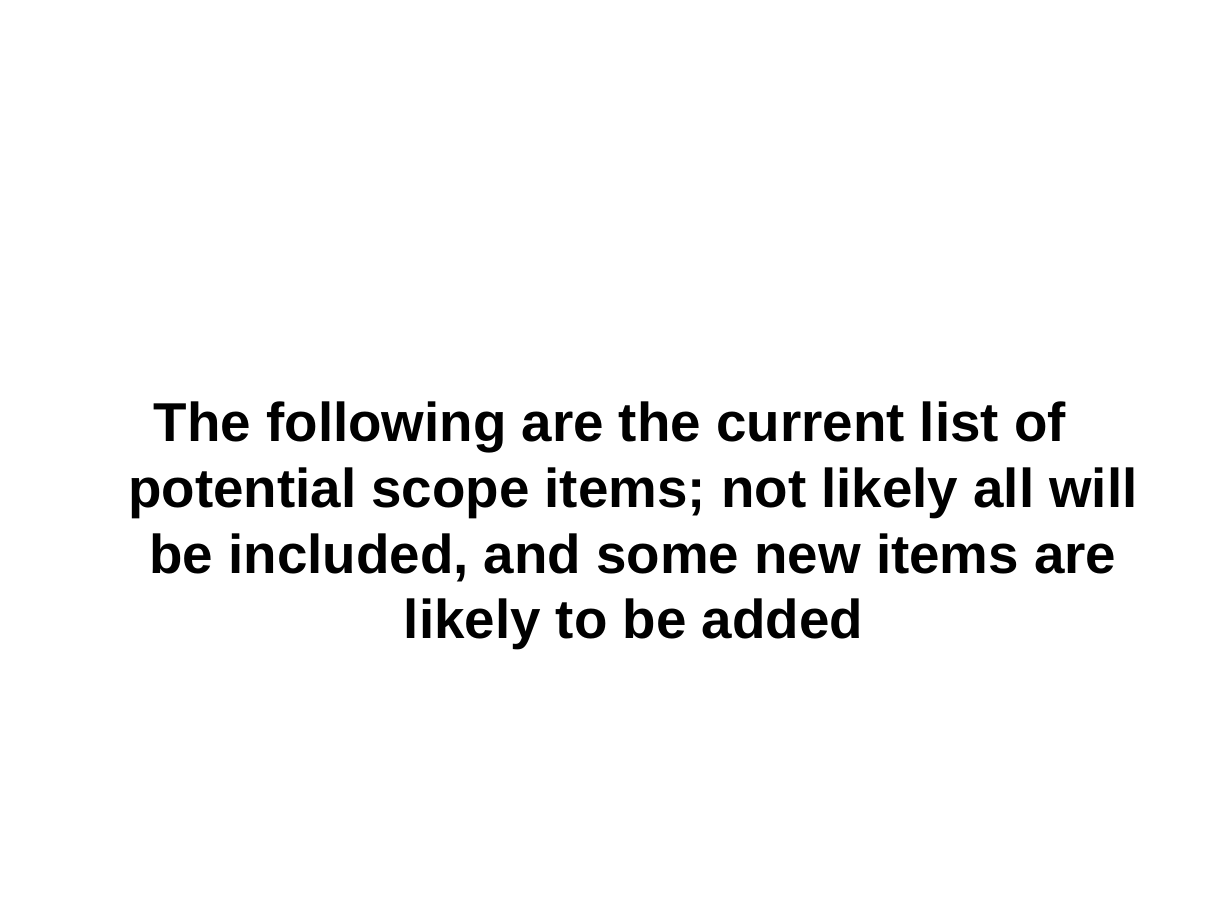
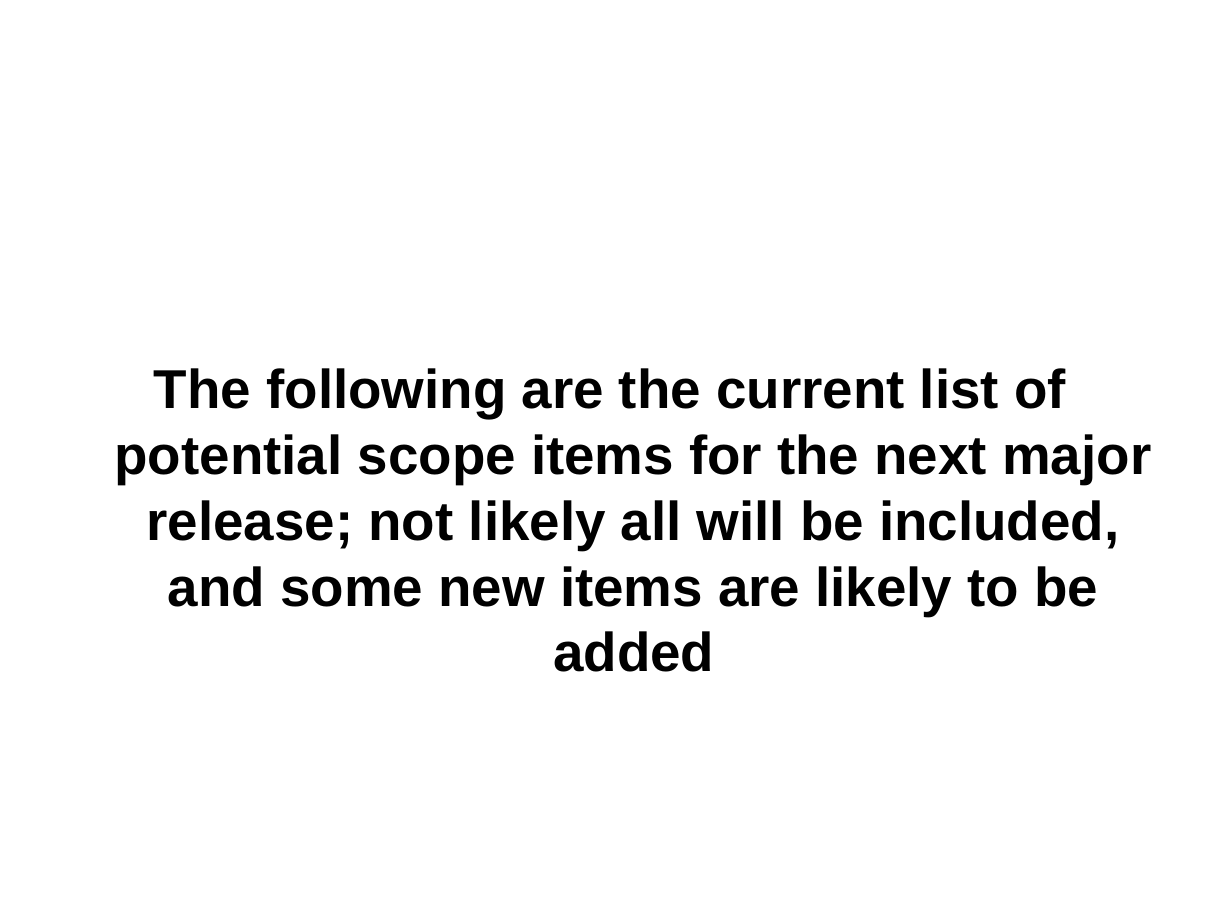
Before and after one commit to NCIP/cagrid-docs, a slide deck: slide 5 of presentations/200708_VCDE_ARCH/20070806_Day1_Future_Planning.ppt. Drawn at 1232x924 pixels with LibreOffice and Linux fonts; fonts in the diff are those of the drawing; background and template pictures are left out. Boxes give left, top, right and bottom in pixels: in the first picture for what was removed or moved away, otherwise in the second. Text is boxed around its words. In the diff, an @@ line names an element or a change of style, - is before the commit and + after.

```diff
--- a/presentations/200708_VCDE_ARCH/20070806_Day1_Future_Planning.ppt
+++ b/presentations/200708_VCDE_ARCH/20070806_Day1_Future_Planning.ppt
@@ text at <box>115,368,1151,672</box>: text changed @@
-The following are the current list of potential scope items; not likely all will be included, and some new items are likely to be added
+The following are the current list of potential scope items for the next major release; not likely all will be included, and some new items are likely to be added
```
Also in this commit, not shown: 1 other file.
